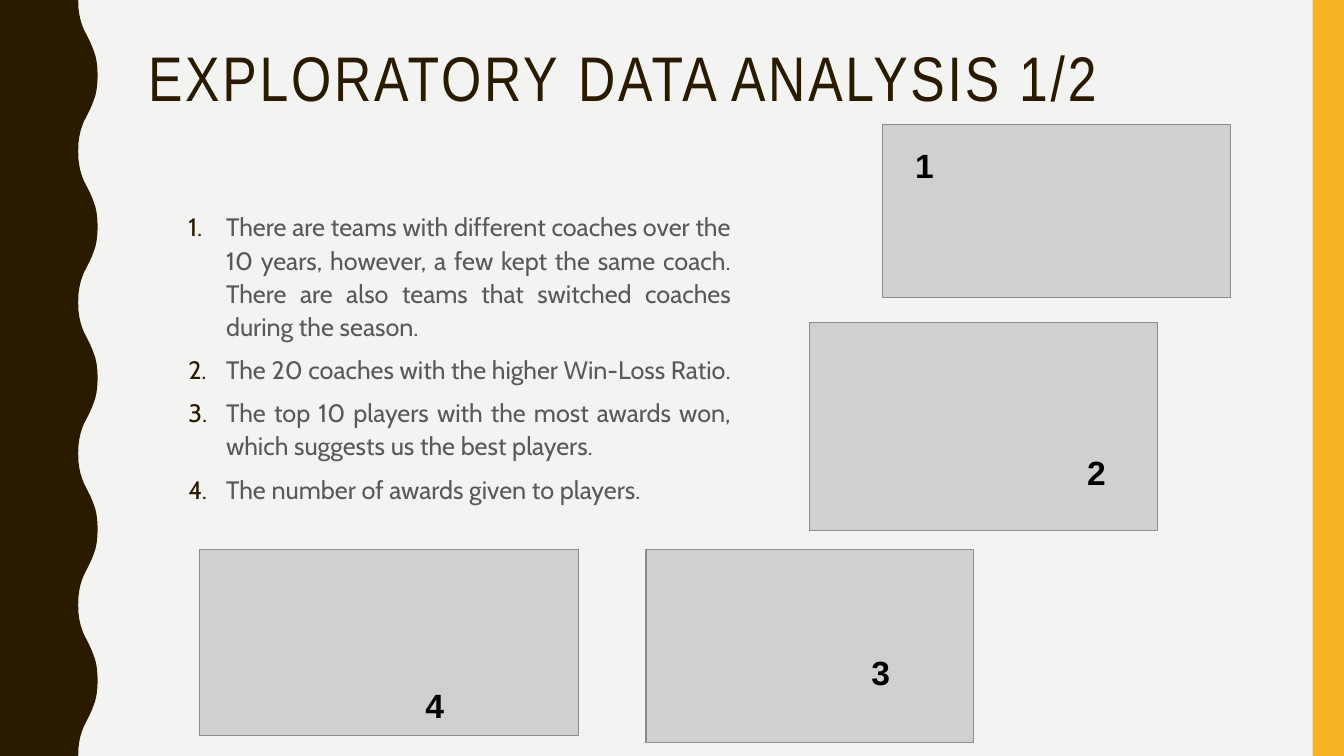
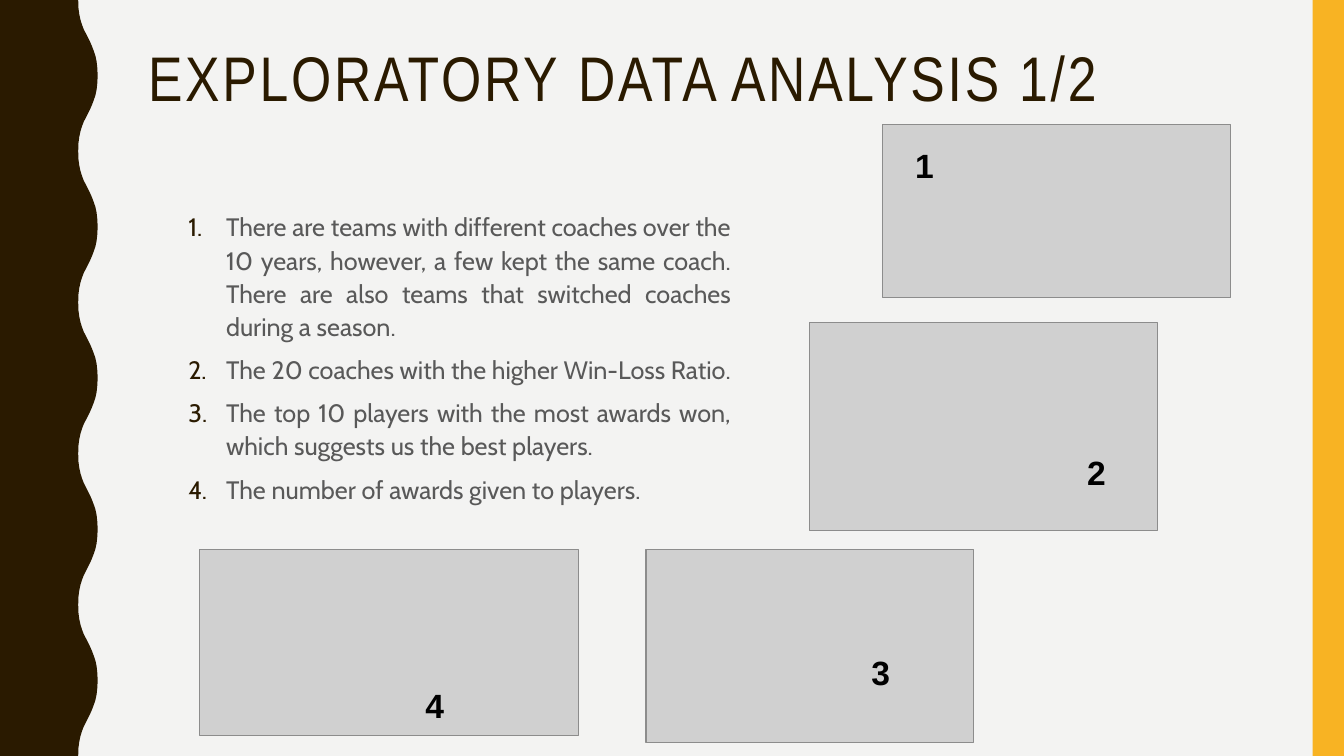
Before and after one commit to afs202005277/AC, a slide deck: slide 3 of ppt projeto.pptx. Drawn at 1344x756 pixels with LibreOffice and Linux fonts; fonts in the diff are those of the drawing; grey boxes stand for pictures. Boxes give left, top, right and bottom in pixels: in the first picture for what was removed or moved away, otherwise in the second. Text is boxed around its words. In the diff, an @@ line names an element or a change of style, - is before the commit and + after.

```diff
--- a/ppt projeto.pptx
+++ b/ppt projeto.pptx
@@ text at [226, 217, 731, 342]: text changed @@
-1. There are teams with different coaches over the 10 years, however, a few kept the same coach. There are also teams that switched coaches during the season.
+1. There are teams with different coaches over the 10 years, however, a few kept the same coach. There are also teams that switched coaches during a season.
```
Also in this commit, not shown: 2 other slides changed.
